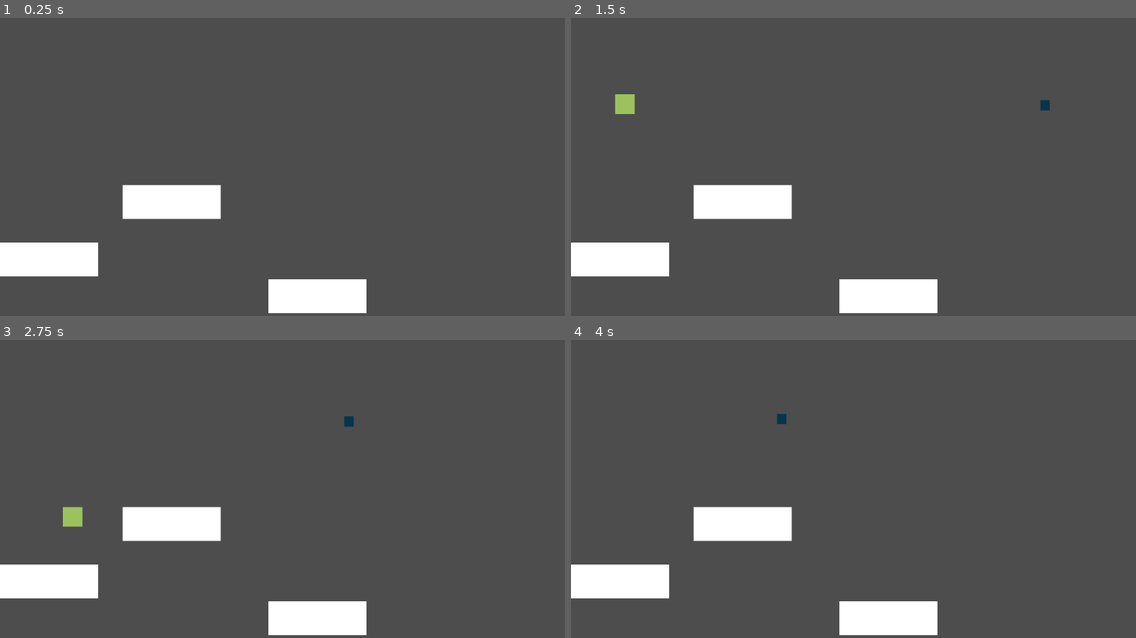
Above: before the commit, frames 1-4 (two rows, left to right).
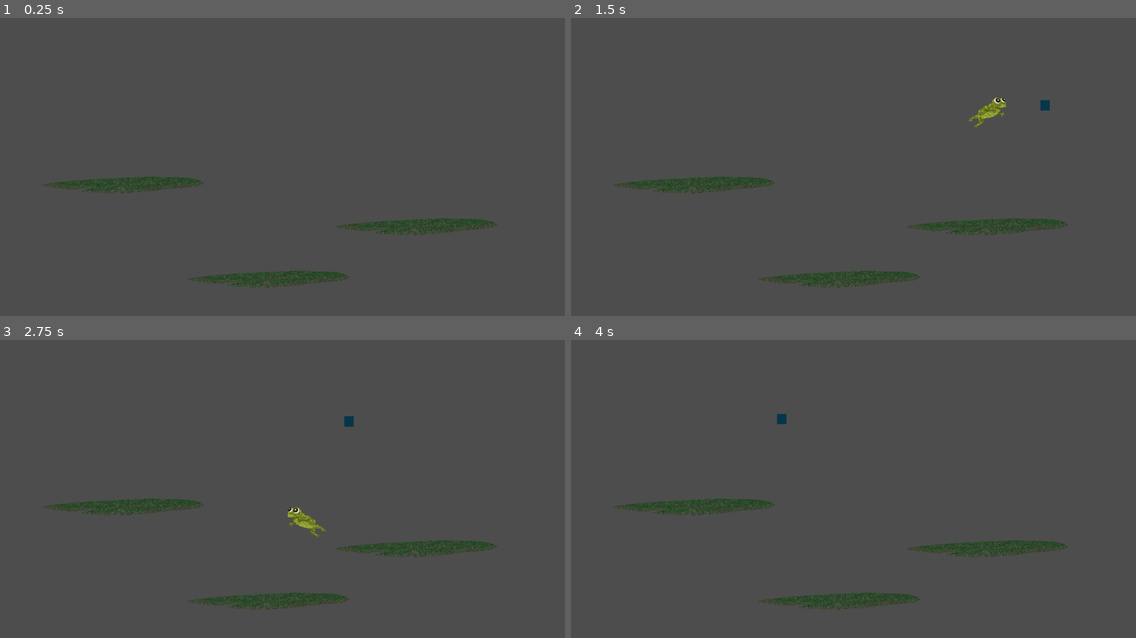
Above: after the commit, the same moments.

Repository: ClementRivaille/jumping-frogs
Game: Godot game, scene res://Main.tscn
Two runs of this game, one before a commit and one after it. Both use one fixed random seed, a clock stepped at 60 frames per second and the inputs below.
Inputs (mouse positions are in pixels of both pictures, inside the frame that each line leads up to):
- Up to frame 1 (0.25 s): no input
- Up to frame 2 (1.5 s): tap Enter (ui_accept) at 0.5 s; drag from (621, 259) to (910, 86) at 0.52 s; drag from (740, 202) to (825, 220) at 1.27 s
- Up to frame 3 (2.75 s): move the mouse to (316, 617) at 2.02 s; hold Enter (ui_accept) from 2.03 s (still down); click (316, 617) at 2.17 s
- Up to frame 4 (4 s): release Enter (ui_accept) at 2.75 s; drag from (825, 542) to (684, 432) at 2.77 s; tap Enter (ui_accept) at 3.5 s; move the mouse to (1023, 527) at 3.52 s; hold Enter (ui_accept) from 3.53 s (still down); click (1023, 527) at 3.67 s

The runs differ from the first frame. In frame 1, 8.0% of the frame differs, in the area x 0-88%, y 53-100%; in frame 2, 8.5%, in the area x 0-88%, y 25-100%; in frame 3, 8.5%; in frame 4, 8.0%.

Commit message:
feat: frog & lily pad sprites

Diff:
--- a/Main.tscn
+++ b/Main.tscn
@@ -22,6 +22,7 @@
 [node name="Main" type="Node2D"]
 
 [node name="Platform" parent="." instance=ExtResource("2_gr0qy")]
+position = Vector2(848, 466)
 
 [node name="Platform2" parent="." instance=ExtResource("2_gr0qy")]
 position = Vector2(250, 381)
@@ -67,7 +68,7 @@
 [node name="FrogManager" type="Node2D" parent="."]
 position = Vector2(0, 719.12)
 script = ExtResource("5_3wxj7")
-platform_length = 180.0
+platform_length = 0.0
 
 [node name="Area2D" type="Area2D" parent="FrogManager"]
 collision_layer = 2
@@ -81,7 +82,7 @@
 
 [node name="Frog" parent="FrogManager/Frogs" instance=ExtResource("1_dn6oc")]
 z_index = 1
-position = Vector2(342, -54.12)
+position = Vector2(331, -16.12)
 VFORCE = 850.0
 
 [connection signal="timeout" from="FliesSpawner/Timer" to="FliesSpawner" method="_on_timer_timeout"]
--- a/scenes/Frog.tscn
+++ b/scenes/Frog.tscn
@@ -1,12 +1,32 @@
-[gd_scene load_steps=3 format=3 uid="uid://cw64bi4h4q7br"]
+[gd_scene load_steps=6 format=3 uid="uid://cw64bi4h4q7br"]
 
 [ext_resource type="Script" path="res://scripts/Frog.gd" id="1_0y3sx"]
+[ext_resource type="Texture2D" uid="uid://b3nqgf77w63ca" path="res://sprites/Frogs/frog-jumping_light-green.png" id="2_utk0r"]
+[ext_resource type="Texture2D" uid="uid://cl85oio4tg7bb" path="res://sprites/Frogs/frog-sitting_light-green.png" id="3_atawm"]
 
 [sub_resource type="RectangleShape2D" id="RectangleShape2D_fuxjo"]
-size = Vector2(40, 40)
+size = Vector2(61, 30)
+
+[sub_resource type="SpriteFrames" id="SpriteFrames_6gunv"]
+animations = [{
+"frames": [{
+"duration": 1.0,
+"texture": ExtResource("2_utk0r")
+}],
+"loop": true,
+"name": &"jump",
+"speed": 5.0
+}, {
+"frames": [{
+"duration": 1.0,
+"texture": ExtResource("3_atawm")
+}],
+"loop": true,
+"name": &"still",
+"speed": 5.0
+}]
 
 [node name="Frog" type="RigidBody2D"]
-position = Vector2(197, 430)
 collision_layer = 2
 max_contacts_reported = 1
 contact_monitor = true
@@ -14,19 +34,20 @@
 freeze = true
 script = ExtResource("1_0y3sx")
 
-[node name="ColorRect" type="ColorRect" parent="."]
-offset_right = 40.0
-offset_bottom = 40.0
-color = Color(0.611765, 0.760784, 0.368627, 1)
-
 [node name="CollisionShape2D" type="CollisionShape2D" parent="."]
-position = Vector2(20, 20)
+position = Vector2(-0.5, 5)
 shape = SubResource("RectangleShape2D_fuxjo")
 
 [node name="PinJoint2D" type="PinJoint2D" parent="."]
+position = Vector2(0, 19.75)
 node_a = NodePath("..")
 bias = 0.9
 disable_collision = false
 softness = 0.8
 
+[node name="AnimatedSprite2D" type="AnimatedSprite2D" parent="."]
+scale = Vector2(0.15, 0.15)
+sprite_frames = SubResource("SpriteFrames_6gunv")
+animation = &"jump"
+
 [connection signal="body_entered" from="." to="." method="_on_body_entered"]
--- a/scenes/Platform.tscn
+++ b/scenes/Platform.tscn
@@ -1,31 +1,38 @@
-[gd_scene load_steps=4 format=3 uid="uid://crje4f4x3w0f0"]
+[gd_scene load_steps=5 format=3 uid="uid://crje4f4x3w0f0"]
 
 [ext_resource type="Script" path="res://scripts/Platform.gd" id="1_sjh0r"]
+[ext_resource type="Texture2D" uid="uid://cqdlw653uhlhb" path="res://sprites/lilypad-large.png" id="2_o7bhx"]
 
 [sub_resource type="PhysicsMaterial" id="PhysicsMaterial_yirm3"]
 rough = true
 absorbent = true
 
 [sub_resource type="RectangleShape2D" id="RectangleShape2D_kjp4t"]
-size = Vector2(200, 68)
+size = Vector2(328.12, 8)
 
 [node name="Platform" type="StaticBody2D" groups=["platform"]]
-position = Vector2(0, 498)
-input_pickable = true
 physics_material_override = SubResource("PhysicsMaterial_yirm3")
 script = ExtResource("1_sjh0r")
-max_pos = 950.0
+min_pos = 175.0
+max_pos = 980.0
 
-[node name="ColorRect" type="ColorRect" parent="."]
-offset_right = 200.0
-offset_bottom = 69.0
+[node name="Sprite2D" type="Sprite2D" parent="."]
+scale = Vector2(0.15, 0.15)
+texture = ExtResource("2_o7bhx")
 
 [node name="CollisionShape2D" type="CollisionShape2D" parent="."]
-position = Vector2(100, 35)
+position = Vector2(0.0600024, 1)
 shape = SubResource("RectangleShape2D_kjp4t")
 one_way_collision = true
 one_way_collision_margin = 25.1
 metadata/_edit_lock_ = true
 
-[connection signal="mouse_entered" from="." to="." method="_on_mouse_entered"]
-[connection signal="mouse_exited" from="." to="." method="_on_mouse_exited"]
+[node name="Area2D" type="Area2D" parent="."]
+collision_layer = 8
+collision_mask = 8
+
+[node name="CollisionPolygon2D" type="CollisionPolygon2D" parent="Area2D"]
+polygon = PackedVector2Array(0, -17.415, 149.615, -14.04, 163.735, -1.095, -1.67, 17.81, -170.64, -0.06, -86.325, -11.225)
+
+[connection signal="mouse_entered" from="Area2D" to="." method="_on_mouse_entered"]
+[connection signal="mouse_exited" from="Area2D" to="." method="_on_mouse_exited"]
--- a/scripts/Frog.gd
+++ b/scripts/Frog.gd
@@ -5,9 +5,11 @@
 @export var MAX_HFORCE = 400.0
 
 @onready var joint: PinJoint2D = $PinJoint2D
+@onready var sprite: AnimatedSprite2D = $AnimatedSprite2D
 @onready var store: GameStore = Store
 
 var reset_position_to := -1.0
+var in_air := true
 
 func _input(event: InputEvent) -> void:
   if event.is_action_pressed("ui_accept"):
@@ -18,14 +20,22 @@
     state.transform.origin = Vector2(reset_position_to, state.transform.origin.y)
     reset_position_to = -1.0
 
+func _process(delta: float) -> void:
+  if in_air:
+    sprite.flip_h = linear_velocity.x < 0.0
+
 func jump():
   joint.node_b = "."
   apply_central_impulse(Vector2(randf_range(-MAX_HFORCE, MAX_HFORCE), -VFORCE))
+  sprite.animation = "jump"
+  in_air = true
 
 
 func _on_body_entered(body: Node) -> void:
   if body is Platform:
     joint.node_b = body.get_path()
+    in_air = false
+    sprite.animation = "still"
   if body is Fly:
     store.catch_fly()
     var fly: Fly = body
--- a/scripts/FrogManager.gd
+++ b/scripts/FrogManager.gd
@@ -3,7 +3,7 @@
 
 @onready var store: GameStore = Store
 
-@export var platform_length := 200.0
+@export var platform_length: float = 200.0
 
 var frogs: Array[Frog] = []
 var platforms: Array[Platform] = []
@@ -30,5 +30,7 @@
   frog.enter_game(available_platform.position.x + platform_length / 2.0)
 
 func on_frog_fall(frog: Frog):
+  if !store.game_running:
+    return
   frog.set_deferred("freeze", true)
   store.level_fail()
Binary file added: sprites/Frogs/frog-jumping_light-green.png
Not shown, added: sprites/Frogs/frog-jumping_light-green.png.import
Binary file added: sprites/Frogs/frog-sitting_light-green.png
Not shown, added: sprites/Frogs/frog-sitting_light-green.png.import
Binary file added: sprites/lilypad-large.png
Not shown, added: sprites/lilypad-large.png.import
